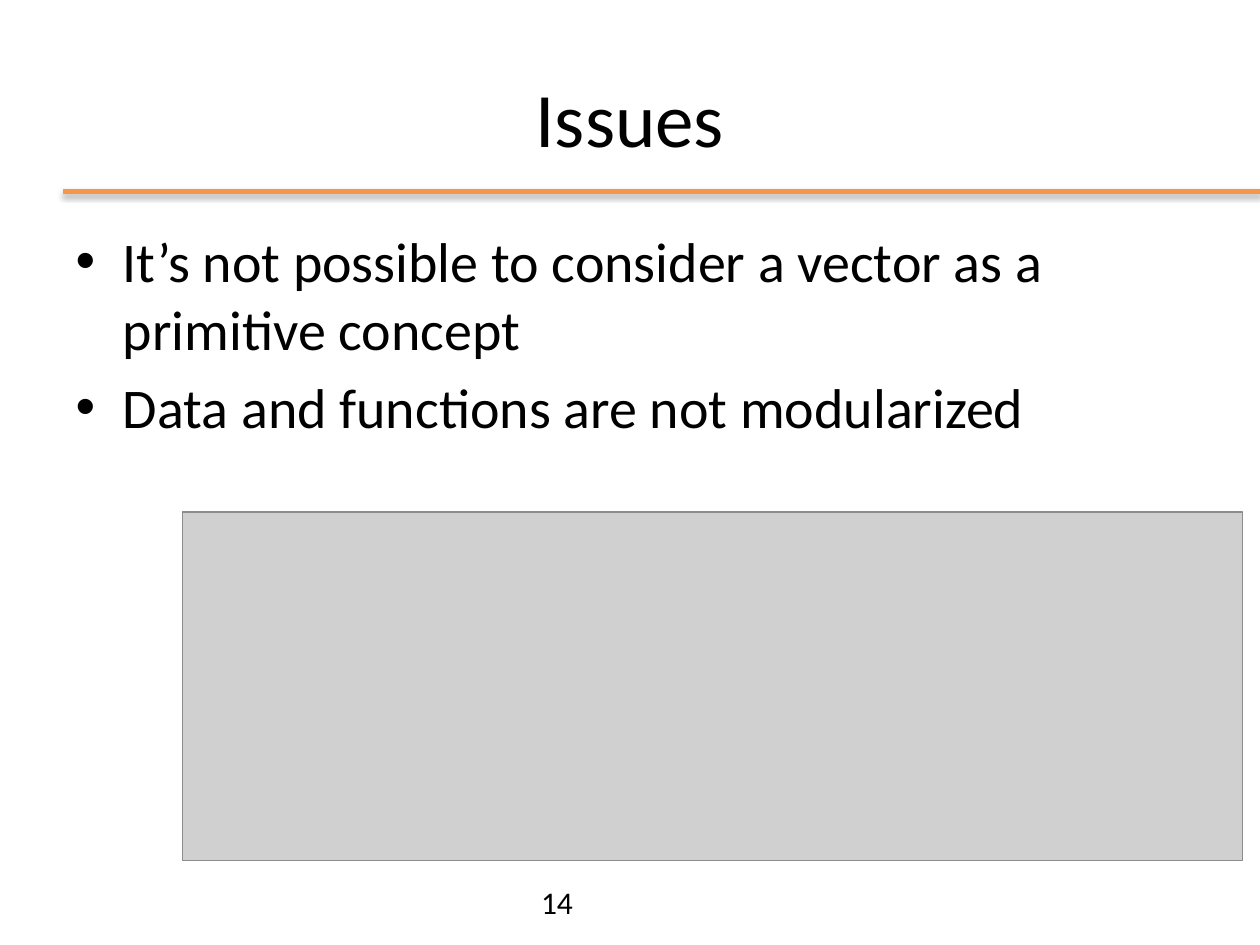
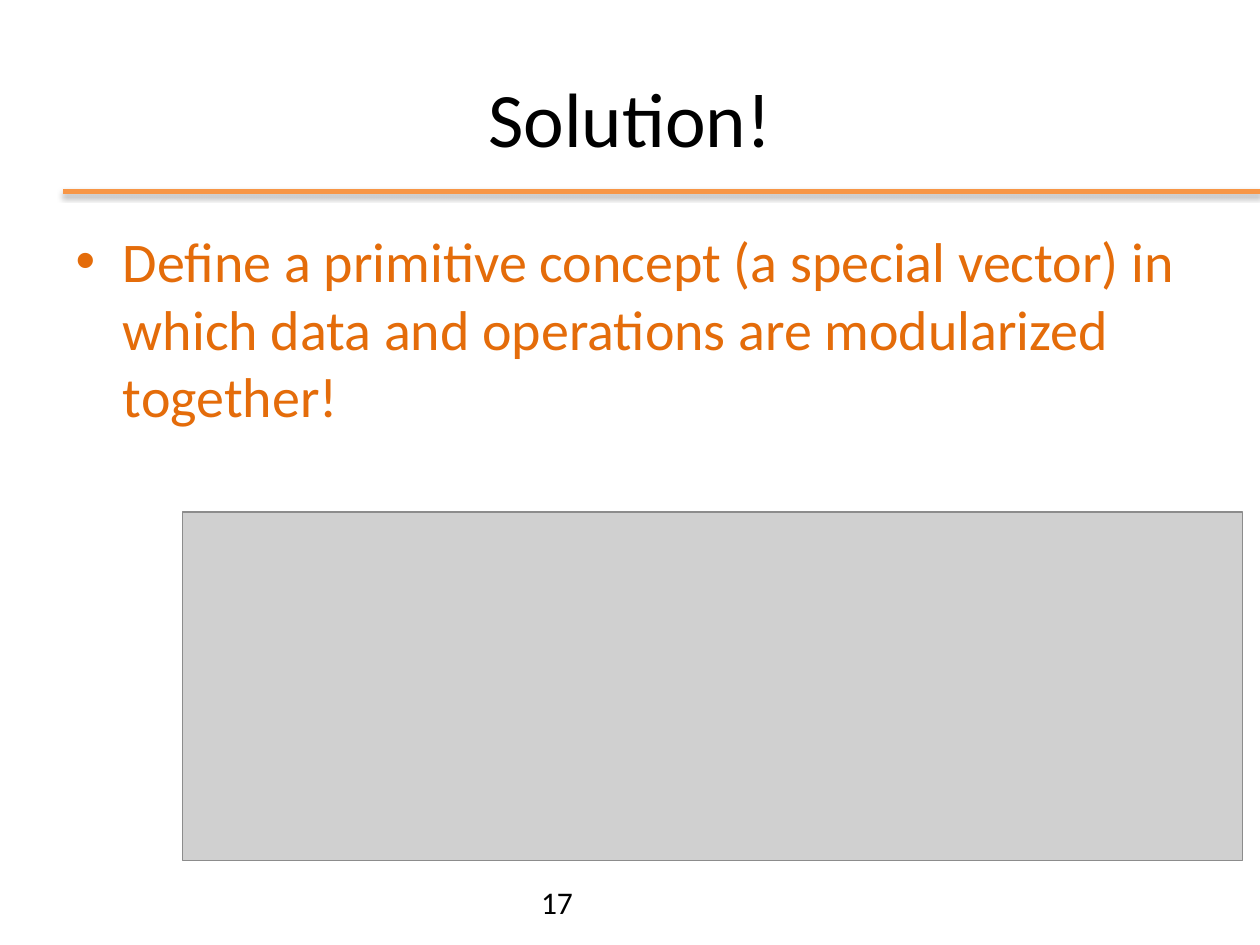
Before and after one commit to plctechnician/ooprogramming, a slide deck: slide 17 of java/slides/ppt/01 - Java From Functions to Objects.pptx (slide 14 before the commit). Drawn at 1260x945 pixels with LibreOffice and Linux fonts; fonts in the diff are those of the drawing; grey boxes stand for pictures; background and template pictures are left out. Boxes give left, top, right and bottom in pixels: in the first picture for what was removed or moved away, otherwise in the second. Text is boxed around its words. In the diff, an @@ line names an element or a change of style, - is before the commit and + after.

```diff
--- a/java/slides/ppt/01 - Java From Functions to Objects.pptx
+++ b/java/slides/ppt/01 - Java From Functions to Objects.pptx
@@ title at [488,93,771,148]: text changed @@
-Issues
+Solution!
@@ text at [123,241,1173,427]: text changed; text colour #000000 to #E46C0A @@
-• It’s not possible to consider a vector as a primitive concept
-• Data and functions are not modularized
+• Define a primitive concept (a special vector) in which data and operations are modularized together!
@@ page number at [541,893,573,914]: text changed @@
-14
+17
```
Also in this commit, not shown: 17 other slides changed, 3 slides added, 8 slides removed, 1 other file.
